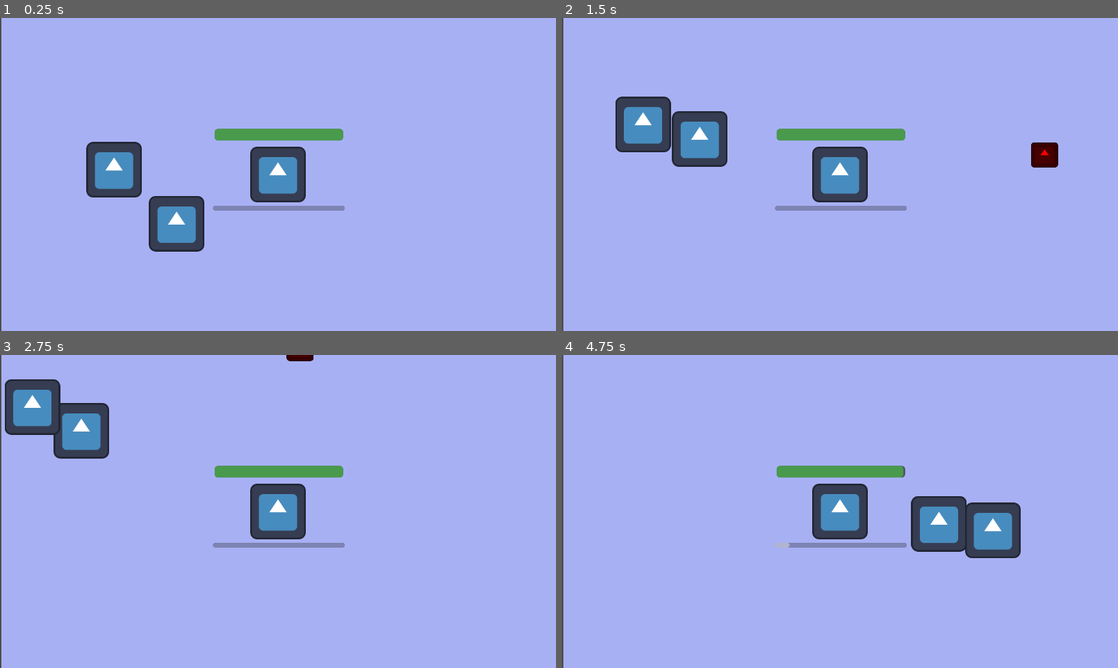
Above: before the commit, frames 1-4 (two rows, left to right).
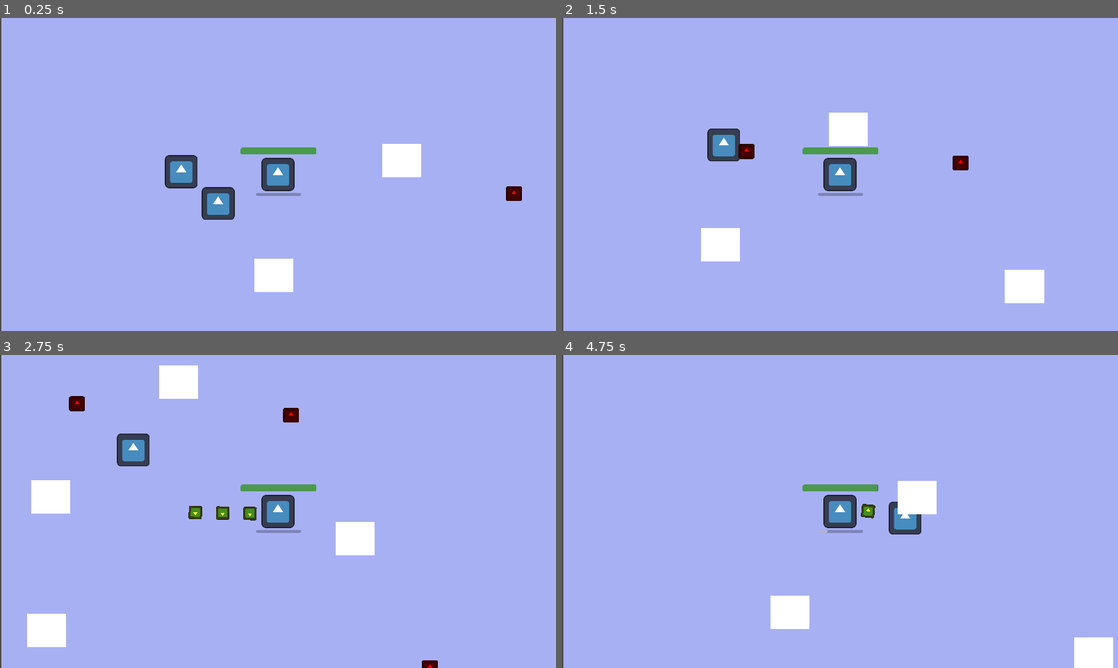
Above: after the commit, the same moments.

Repository: renancarlosdev/go24jam
Game: Godot game, scene res://Scenes/survivor_game.tscn
The game is run twice, just before and just after one commit, with the same random seed, the same clock (stepped at 60 frames per second) and the same inputs. This scene is started directly instead of the project's main scene. The engine's default icon, where the game draws it, is replaced by a stand-in: a white triangle on a blue panel in a dark square.
Inputs:
- Up to frame 1 (0.25 s): no input
- Up to frame 2 (1.5 s): hold D (move_right) 0.53-1.28 s; hold S (move_down) from 1.28 s (still down)
- Up to frame 3 (2.75 s): release S (move_down) at 2.03 s; hold D (move_right) from 2.03 s (still down)
- Up to frame 4 (4.75 s): release D (move_right) at 2.78 s; hold W (move_up) 2.78-3.53 s; hold A (move_left) from 3.53 s (still down)

The runs differ from the first frame. In frame 1, 9.2% of the frame differs, in the area x 15-94%, y 35-88%; in frame 2, 9.1%; in frame 3, 10%, in the area x 0-79%, y 0-100%; in frame 4, 8.6%.

Commit message:
Implemented power scene, projectile scene and mob take_damage  function

Diff:
--- /dev/null
+++ b/Resources/basic_power.tres
@@ -0,0 +1,8 @@
+[gd_resource type="Resource" script_class="power_resource" load_steps=2 format=3 uid="uid://c8usk8adyejva"]
+
+[ext_resource type="Script" path="res://Scripts/power_resource.gd" id="1_kmby4"]
+
+[resource]
+script = ExtResource("1_kmby4")
+cooldown = 2.0
+p_count = 10
--- /dev/null
+++ b/Resources/basic_projectile.tres
@@ -0,0 +1,11 @@
+[gd_resource type="Resource" script_class="projectile_resource" load_steps=3 format=3 uid="uid://ba6u8v7208lwu"]
+
+[ext_resource type="Script" path="res://Scripts/projectile_resource.gd" id="1_28ebn"]
+[ext_resource type="Texture2D" uid="uid://jivyt6mcl515" path="res://Assets/icon2.svg" id="2_wdrxg"]
+
+[resource]
+script = ExtResource("1_28ebn")
+speed = 1000
+range = 1200
+texture = ExtResource("2_wdrxg")
+damage = 1
--- a/Scenes/player.tscn
+++ b/Scenes/player.tscn
@@ -1,8 +1,9 @@
-[gd_scene load_steps=9 format=3 uid="uid://sjyppauxwcuj"]
+[gd_scene load_steps=10 format=3 uid="uid://sjyppauxwcuj"]
 
 [ext_resource type="Script" path="res://Scripts/player.gd" id="1_ox8j3"]
 [ext_resource type="Texture2D" uid="uid://jivyt6mcl515" path="res://Assets/icon2.svg" id="2_1082t"]
 [ext_resource type="PackedScene" uid="uid://bwgvysov88yqw" path="res://Scenes/playeranimation.tscn" id="3_kagbi"]
+[ext_resource type="PackedScene" uid="uid://bnim6pmp0nbqt" path="res://Scenes/power.tscn" id="4_dkckp"]
 
 [sub_resource type="CircleShape2D" id="CircleShape2D_ae5xx"]
 radius = 31.0161
@@ -40,6 +41,7 @@
 unique_name_in_owner = true
 
 [node name="Camera2D" type="Camera2D" parent="."]
+zoom = Vector2(0.59, 0.59)
 
 [node name="ExpArea" type="Area2D" parent="."]
 collision_layer = 0
@@ -62,9 +64,9 @@
 
 [node name="EXPProgressBar" type="ProgressBar" parent="."]
 unique_name_in_owner = true
-offset_left = -150.0
+offset_left = -86.0
 offset_top = 72.0
-offset_right = 154.0
+offset_right = 90.0
 offset_bottom = 83.0
 show_percentage = false
 
@@ -77,4 +79,6 @@
 shape = SubResource("CircleShape2D_gk4nb")
 debug_color = Color(1, 0.0118072, 0.01923, 0.42)
 
+[node name="Power" parent="." instance=ExtResource("4_dkckp")]
+
 [connection signal="body_entered" from="ExpArea" to="." method="_on_area_2d_body_entered"]
--- /dev/null
+++ b/Scenes/power.tscn
@@ -0,0 +1,29 @@
+[gd_scene load_steps=4 format=3 uid="uid://bnim6pmp0nbqt"]
+
+[ext_resource type="Script" path="res://Scripts/power.gd" id="1_hl6ue"]
+[ext_resource type="Resource" uid="uid://c8usk8adyejva" path="res://Resources/basic_power.tres" id="2_dfuox"]
+
+[sub_resource type="CircleShape2D" id="CircleShape2D_dqotd"]
+radius = 360.0
+
+[node name="Power" type="Area2D"]
+collision_layer = 0
+collision_mask = 2
+script = ExtResource("1_hl6ue")
+res = ExtResource("2_dfuox")
+
+[node name="CollisionShape2D" type="CollisionShape2D" parent="."]
+shape = SubResource("CircleShape2D_dqotd")
+
+[node name="Cooldown" type="Timer" parent="."]
+unique_name_in_owner = true
+wait_time = 0.5
+autostart = true
+
+[node name="Pivot" type="Marker2D" parent="."]
+
+[node name="ShootingPoint" type="Marker2D" parent="Pivot"]
+unique_name_in_owner = true
+position = Vector2(29, -10)
+
+[connection signal="timeout" from="Cooldown" to="." method="_on_timer_timeout"]
--- /dev/null
+++ b/Scenes/projectile.tscn
@@ -0,0 +1,25 @@
+[gd_scene load_steps=5 format=3 uid="uid://or7jy0vike5i"]
+
+[ext_resource type="Texture2D" uid="uid://jivyt6mcl515" path="res://Assets/icon2.svg" id="1_c4qwx"]
+[ext_resource type="Script" path="res://Scripts/projectile.gd" id="1_qu8ob"]
+[ext_resource type="Resource" uid="uid://ba6u8v7208lwu" path="res://Resources/basic_projectile.tres" id="2_uq4vi"]
+
+[sub_resource type="CircleShape2D" id="CircleShape2D_riakv"]
+radius = 25.02
+
+[node name="Projectile" type="Area2D"]
+top_level = true
+collision_layer = 0
+collision_mask = 2
+script = ExtResource("1_qu8ob")
+res = ExtResource("2_uq4vi")
+
+[node name="Sprite2D" type="Sprite2D" parent="."]
+self_modulate = Color(1, 1, 0.172549, 1)
+scale = Vector2(0.40625, 0.40625)
+texture = ExtResource("1_c4qwx")
+
+[node name="CollisionShape2D" type="CollisionShape2D" parent="."]
+shape = SubResource("CircleShape2D_riakv")
+
+[connection signal="body_entered" from="." to="." method="_on_body_entered"]
--- a/Scenes/survivor_game.tscn
+++ b/Scenes/survivor_game.tscn
@@ -32,3 +32,27 @@
 
 [node name="ExpToken2" parent="." instance=ExtResource("3_u0hq1")]
 position = Vector2(2131, 1208)
+
+[node name="Pillar" type="ColorRect" parent="."]
+offset_left = 576.0
+offset_top = 479.0
+offset_right = 728.0
+offset_bottom = 609.0
+
+[node name="Pillar3" type="ColorRect" parent="."]
+offset_left = 558.0
+offset_top = 1000.0
+offset_right = 710.0
+offset_bottom = 1130.0
+
+[node name="Pillar4" type="ColorRect" parent="."]
+offset_left = 1074.0
+offset_top = 30.0
+offset_right = 1226.0
+offset_bottom = 160.0
+
+[node name="Pillar2" type="ColorRect" parent="."]
+offset_left = 1762.0
+offset_top = 641.0
+offset_right = 1914.0
+offset_bottom = 771.0
--- a/Scripts/exp_token.gd
+++ b/Scripts/exp_token.gd
@@ -9,9 +9,9 @@
 func _process(delta: float) -> void:
 	if move:
 		var tween = get_tree().create_tween()
-		tween.tween_property(self,"position",player.position,0.7).set_ease(Tween.EASE_OUT)
+		tween.tween_property(self,"position",player.position,0.6).set_trans(Tween.TRANS_QUART).set_ease(Tween.EASE_OUT)
 
-		if position.distance_to(player.position) < 60:
+		if position.distance_to(player.position) < 70:
 			exp_obtained.emit(points)
 			#player.exp += 1
 			queue_free()
--- /dev/null
+++ b/Scripts/power.gd
@@ -0,0 +1,31 @@
+extends Area2D
+
+@export var res: power_resource
+
+func _ready() -> void:
+	%Cooldown.wait_time = res.cooldown
+
+func _physics_process(delta: float) -> void:
+
+	var  enemies_in_range = get_overlapping_bodies()
+
+	if enemies_in_range.size() > 0:
+		var target_enemy = enemies_in_range.front()
+		look_at(target_enemy.global_position)
+
+func _shoot():
+	const PROJECTILE =  preload("res://Scenes/projectile.tscn")
+
+	var new_projectile = PROJECTILE.instantiate()
+
+	new_projectile.res = load("res://Resources/basic_projectile.tres")
+
+	new_projectile.global_position = %ShootingPoint.global_position
+	new_projectile.global_rotation = %ShootingPoint.global_rotation
+
+	%ShootingPoint.add_child(new_projectile)
+
+func _on_timer_timeout() -> void:
+	for i in res.p_count:
+		await get_tree().create_timer(0.05).timeout
+		_shoot()
--- /dev/null
+++ b/Scripts/power_resource.gd
@@ -0,0 +1,6 @@
+extends Resource
+
+class_name power_resource
+
+@export var cooldown: float
+@export var p_count: int
--- /dev/null
+++ b/Scripts/projectile.gd
@@ -0,0 +1,25 @@
+extends Area2D
+
+var traveled_distance = 0
+@export var res: projectile_resource
+
+func _ready() -> void:
+	$Sprite2D.texture = res.texture
+
+func _physics_process(delta: float) -> void:
+
+	var direction = Vector2.RIGHT.rotated(rotation)
+	position += direction * delta * res.speed
+
+	traveled_distance += res.speed * delta
+
+	if traveled_distance > res.range:
+		queue_free()
+
+func _on_body_entered(body: Node2D) -> void:
+
+	#if !res.bounce TODO
+	queue_free()
+
+	if body.has_method("take_damage"):
+		body.take_damage(res.damage)
--- /dev/null
+++ b/Scripts/projectile_resource.gd
@@ -0,0 +1,9 @@
+extends Resource
+
+class_name projectile_resource
+
+
+@export var speed: int
+@export var range: int
+@export var texture: Texture2D
+@export var damage: int
--- a/mob.gd
+++ b/mob.gd
@@ -1,6 +1,8 @@
 extends CharacterBody2D
 
 @export var damage = 5.0
+
+@export var health = 10
 
 @onready var player = get_node("/root/Game/Player")
 
@@ -8,3 +10,15 @@
 	var direction = global_position.direction_to(player.global_position)
 	velocity = direction * 300
 	move_and_slide()
+
+
+func take_damage(damage):
+	health -= damage
+
+	if health <= 0:
+		queue_free()
+
+		const EXP_TOKEN_SCENE = preload("res://Scenes/exp_token.tscn")
+		var token = EXP_TOKEN_SCENE.instantiate()
+		get_parent().add_child(token)
+		token.global_position = global_position
